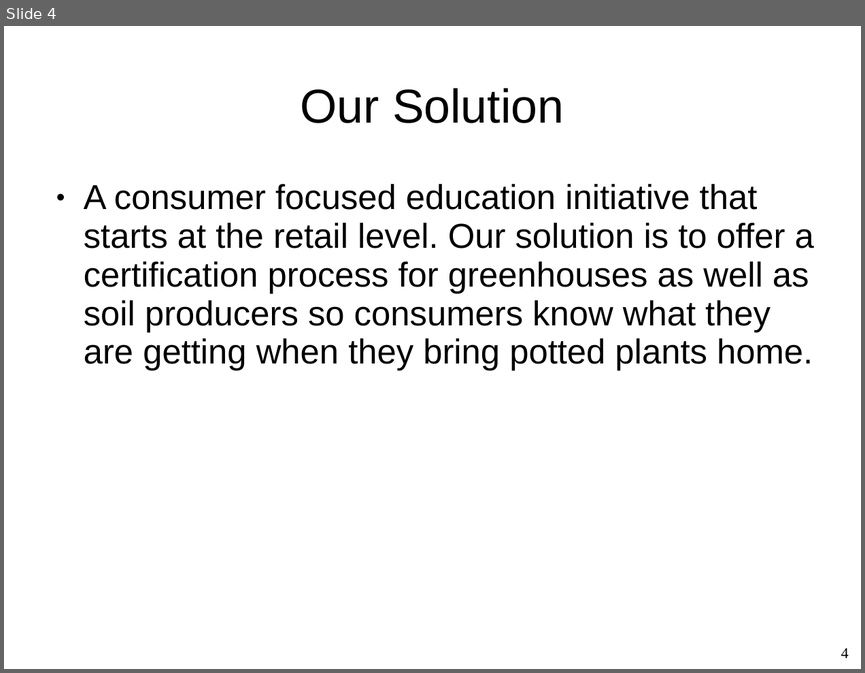
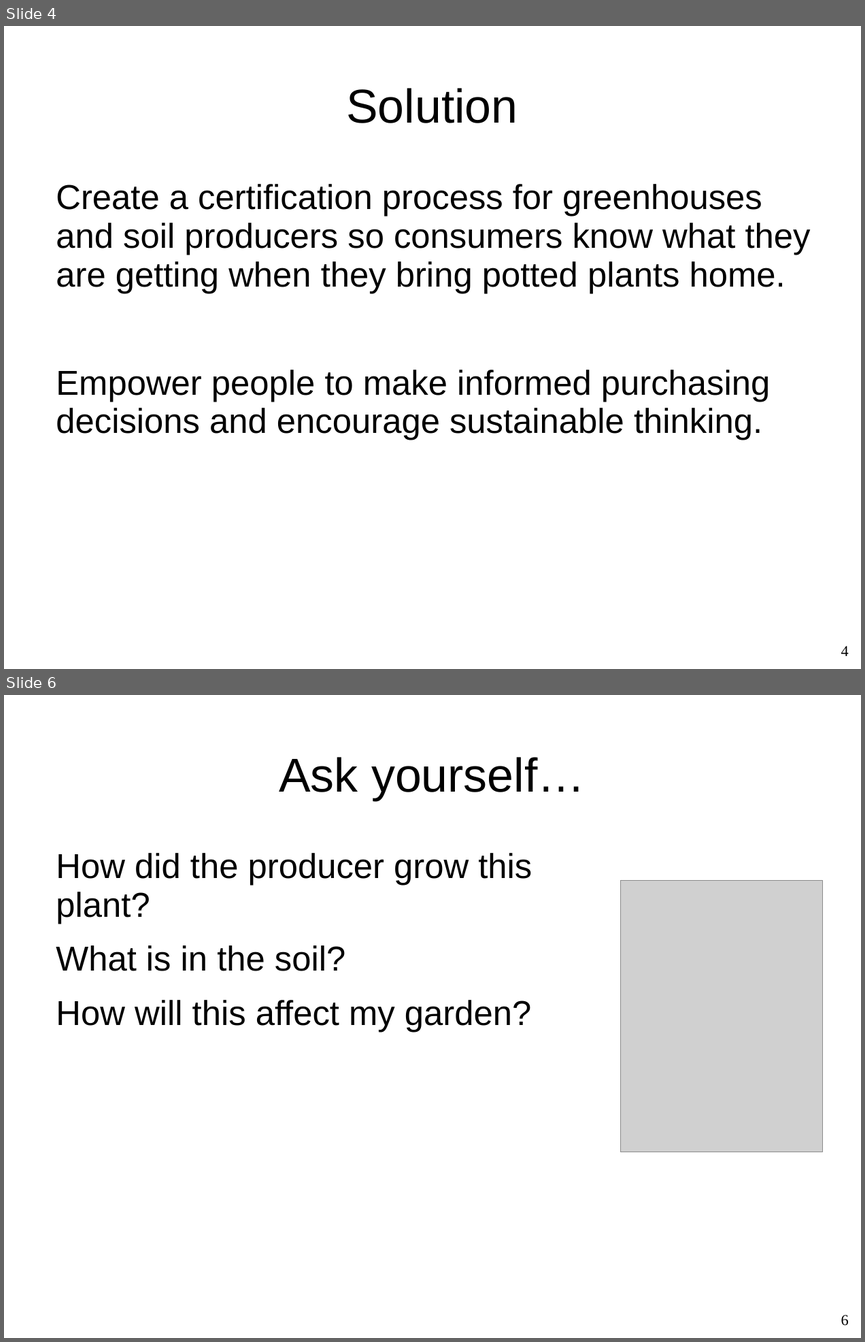
Before and after one commit to Whiteat/Hackathon2019, a slide deck: Presentation.ppt. Shown one above the other, each under a label of ours: slide 4 before the commit, slides 4 and 6 after it; the slides between them are not shown. The pictures are 865x673 and 865x1342 pixels, drawn with LibreOffice and Linux fonts; fonts in the diff are those of the drawing; grey boxes stand for pictures; background and template pictures are left out. Boxes give left, top, right and bottom in pixels: in the first picture for what was removed or moved away, otherwise in the second. Text is boxed around its words. In the diff, an @@ line names an element or a change of style, - is before the commit and + after.

```diff
--- a/Presentation.ppt
+++ b/Presentation.ppt
@@ slide 6 added at (4,695,861,1338), background picture (left out) @@
@@ title added at (279,757,585,800), 44 pt, text #000000 @@
+Ask yourself…
@@ text added at (56,853,532,1032), 32 pt, text #000000 @@
+How did the producer grow this plant?
+What is in the soil?
+How will this affect my garden?
@@ picture added at (621,881,823,1152) @@
@@ page number added at (841,1314,849,1325), 14 pt, text #000000 @@
+6
@@ slide 4 changed as well @@
@@ title at (346,88,517,123): text changed @@
-Our Solution
+Solution
@@ text at (56,184,810,440): text changed @@
-● A consumer focused education initiative that starts at the retail level. Our solution is to offer a certification process for greenhouses as well as soil producers so consumers know what they are getting when they bring potted plants home.
+Create a certification process for greenhouses and soil producers so consumers know what they are getting when they bring potted plants home.
+Empower people to make informed purchasing decisions and encourage sustainable thinking.
```
Also in this commit, not shown: 4 other slides changed, 2 other slides added, 3 slides removed.
